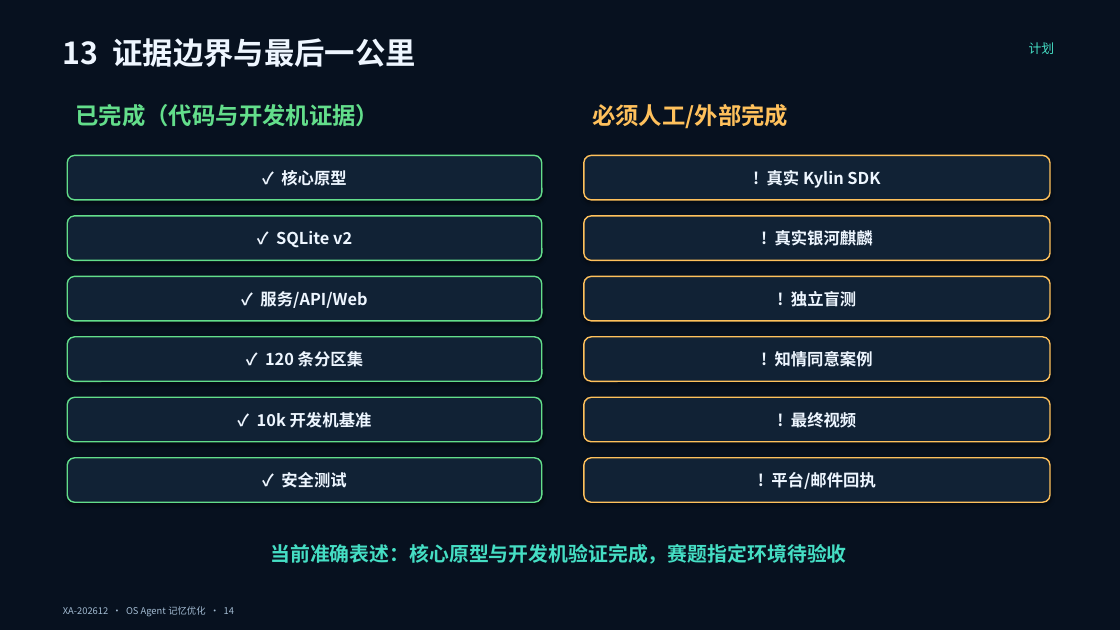
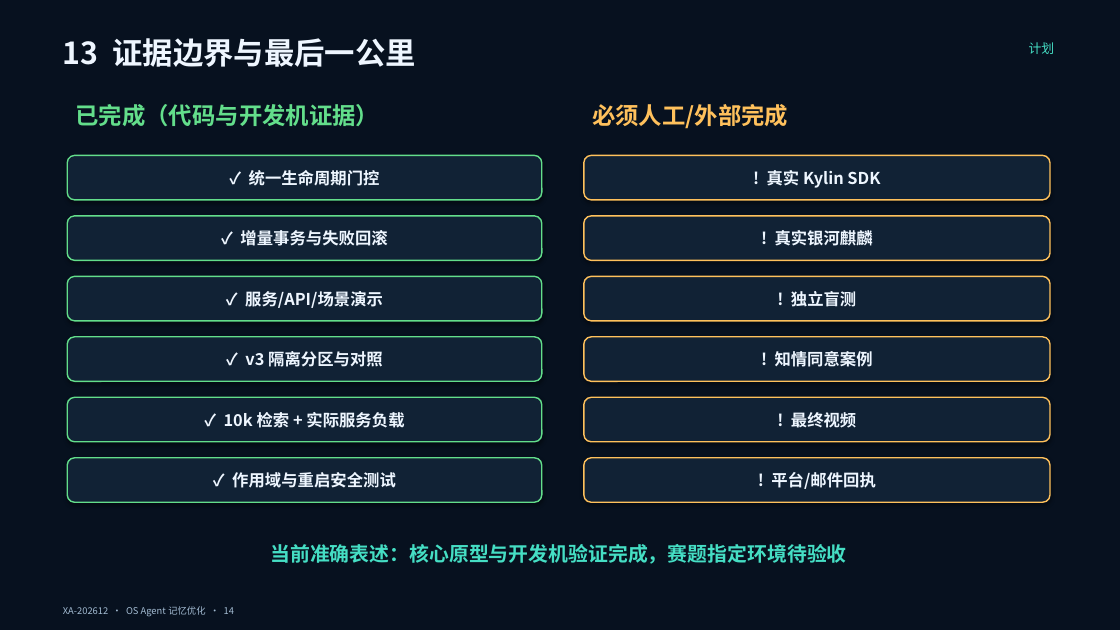
Before and after one commit to chanehwibo/tiaobei, a slide deck: slide 14 of deliverables/ppt/OS_Agent_记忆优化_答辩稿.pptx. Drawn at 1120x630 pixels with LibreOffice and Linux fonts; fonts in the diff are those of the drawing. Boxes give left, top, right and bottom in pixels: in the first picture for what was removed or moved away, otherwise in the second. Text is boxed around its words. In the diff, an @@ line names an element or a change of style, - is before the commit and + after.

```diff
--- a/deliverables/ppt/OS_Agent_记忆优化_答辩稿.pptx
+++ b/deliverables/ppt/OS_Agent_记忆优化_答辩稿.pptx
@@ text in rounded rectangle at (249,170,380,186): text changed @@
-✓ 核心原型
+✓ 统一生命周期门控
@@ text in rounded rectangle at (240,230,387,246): text changed @@
-✓ SQLite v2
+✓ 增量事务与失败回滚
@@ text in rounded rectangle at (245,291,383,308): text changed @@
-✓ 服务/API/Web
+✓ 服务/API/场景演示
@@ text in rounded rectangle at (245,351,383,367): text changed @@
-✓ 120 条分区集
+✓ v3 隔离分区与对照
@@ text in rounded rectangle at (224,412,404,428): text changed @@
-✓ 10k 开发机基准
+✓ 10k 检索 + 实际服务负载
@@ text in rounded rectangle at (232,472,396,488): text changed @@
-✓ 安全测试
+✓ 作用域与重启安全测试
```
Also in this commit, not shown: 6 other slides changed, 42 other files.
